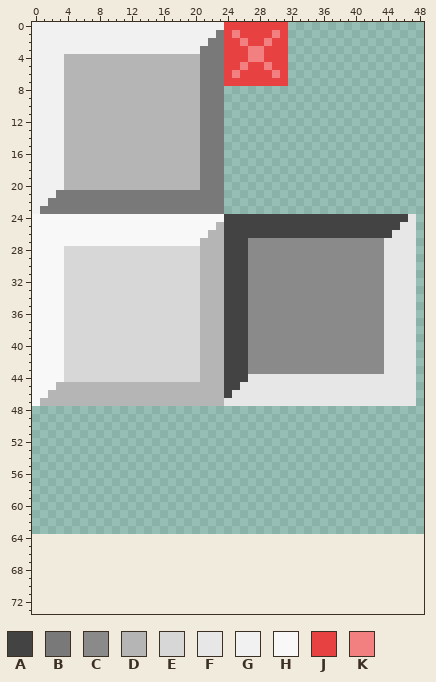
Sprite sheet: res/menus.png. That is the earlier state.
The file is 64x64 pixels. Colours within 5 levels of each other are drawn and written as one. Shown: x 0..48, y 0..73. The old version is drawn lined up with the new one, on the new canvas.
Palette (. is transparent): A #434343  B #797979  C #8a8a8a  D #b5b5b5  E #d7d7d7  F #e7e7e7  G #f1f1f1  H #f8f8f8  J #e74141  K #f38080
Pixels before (only the part around the change), first column x 0:
13 GGGGDDDDDDDDDDDDDDDDDBBB.........................
14 GGGGDDDDDDDDDDDDDDDDDBBB.........................
15 GGGGDDDDDDDDDDDDDDDDDBBB.........................
16 GGGGDDDDDDDDDDDDDDDDDBBB.........................
17 GGGGDDDDDDDDDDDDDDDDDBBB.........................
18 GGGGDDDDDDDDDDDDDDDDDBBB.........................
19 GGGGDDDDDDDDDDDDDDDDDBBB.........................
20 GGGGDDDDDDDDDDDDDDDDDBBB.........................
21 GGGBBBBBBBBBBBBBBBBBBBBB.........................
22 GGBBBBBBBBBBBBBBBBBBBBBB.........................
23 GBBBBBBBBBBBBBBBBBBBBBBB.........................
24 HHHHHHHHHHHHHHHHHHHHHHHHAAAAAAAAAAAAAAAAAAAAAAAF.
25 HHHHHHHHHHHHHHHHHHHHHHHDAAAAAAAAAAAAAAAAAAAAAAFF.
26 HHHHHHHHHHHHHHHHHHHHHHDDAAAAAAAAAAAAAAAAAAAAAFFF.
27 HHHHHHHHHHHHHHHHHHHHHDDDAAACCCCCCCCCCCCCCCCCFFFF.
28 HHHHEEEEEEEEEEEEEEEEEDDDAAACCCCCCCCCCCCCCCCCFFFF.
29 HHHHEEEEEEEEEEEEEEEEEDDDAAACCCCCCCCCCCCCCCCCFFFF.
30 HHHHEEEEEEEEEEEEEEEEEDDDAAACCCCCCCCCCCCCCCCCFFFF.
31 HHHHEEEEEEEEEEEEEEEEEDDDAAACCCCCCCCCCCCCCCCCFFFF.
32 HHHHEEEEEEEEEEEEEEEEEDDDAAACCCCCCCCCCCCCCCCCFFFF.
33 HHHHEEEEEEEEEEEEEEEEEDDDAAACCCCCCCCCCCCCCCCCFFFF.
34 HHHHEEEEEEEEEEEEEEEEEDDDAAACCCCCCCCCCCCCCCCCFFFF.
35 HHHHEEEEEEEEEEEEEEEEEDDDAAACCCCCCCCCCCCCCCCCFFFF.
36 HHHHEEEEEEEEEEEEEEEEEDDDAAACCCCCCCCCCCCCCCCCFFFF.
37 HHHHEEEEEEEEEEEEEEEEEDDDAAACCCCCCCCCCCCCCCCCFFFF.
38 HHHHEEEEEEEEEEEEEEEEEDDDAAACCCCCCCCCCCCCCCCCFFFF.
39 HHHHEEEEEEEEEEEEEEEEEDDDAAACCCCCCCCCCCCCCCCCFFFF.
40 HHHHEEEEEEEEEEEEEEEEEDDDAAACCCCCCCCCCCCCCCCCFFFF.
41 HHHHEEEEEEEEEEEEEEEEEDDDAAACCCCCCCCCCCCCCCCCFFFF.
42 HHHHEEEEEEEEEEEEEEEEEDDDAAACCCCCCCCCCCCCCCCCFFFF.
43 HHHHEEEEEEEEEEEEEEEEEDDDAAACCCCCCCCCCCCCCCCCFFFF.
44 HHHHEEEEEEEEEEEEEEEEEDDDAAAFFFFFFFFFFFFFFFFFFFFF.
45 HHHDDDDDDDDDDDDDDDDDDDDDAAFFFFFFFFFFFFFFFFFFFFFF.
46 HHDDDDDDDDDDDDDDDDDDDDDDAFFFFFFFFFFFFFFFFFFFFFFF.
47 HDDDDDDDDDDDDDDDDDDDDDDDFFFFFFFFFFFFFFFFFFFFFFFF.
48 .................................................
49 .................................................
50 .................................................
51 .................................................
52 .................................................
53 .................................................
54 .................................................
55 .................................................
56 .................................................
57 .................................................
58 .................................................
59 .................................................
60 .................................................
61 .................................................
62 .................................................
63 .................................................
64 .................................................
65 .................................................
66 .................................................
67 .................................................
68 .................................................
69 .................................................
70 .................................................
71 .................................................
72 .................................................
73 .................................................
After the commit:
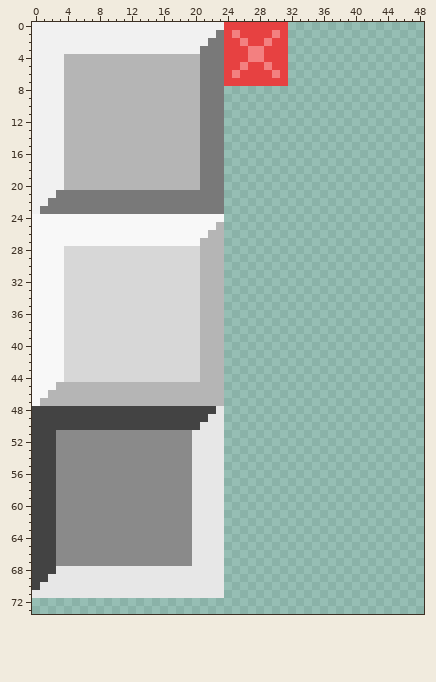
Difference:
canvas 64x64 -> 64x96
Changed rows in their new state; - is an unchanged pixel.
first column x 0:
24 ------------------------........................
25 ------------------------........................
26 ------------------------........................
27 ------------------------........................
28 ------------------------........................
29 ------------------------........................
30 ------------------------........................
31 ------------------------........................
32 ------------------------........................
33 ------------------------........................
34 ------------------------........................
35 ------------------------........................
36 ------------------------........................
37 ------------------------........................
38 ------------------------........................
39 ------------------------........................
40 ------------------------........................
41 ------------------------........................
42 ------------------------........................
43 ------------------------........................
44 ------------------------........................
45 ------------------------........................
46 ------------------------........................
47 ------------------------........................
48 AAAAAAAAAAAAAAAAAAAAAAAF------------------------
49 AAAAAAAAAAAAAAAAAAAAAAFF------------------------
50 AAAAAAAAAAAAAAAAAAAAAFFF------------------------
51 AAACCCCCCCCCCCCCCCCCFFFF------------------------
52 AAACCCCCCCCCCCCCCCCCFFFF------------------------
53 AAACCCCCCCCCCCCCCCCCFFFF------------------------
54 AAACCCCCCCCCCCCCCCCCFFFF------------------------
55 AAACCCCCCCCCCCCCCCCCFFFF------------------------
56 AAACCCCCCCCCCCCCCCCCFFFF------------------------
57 AAACCCCCCCCCCCCCCCCCFFFF------------------------
58 AAACCCCCCCCCCCCCCCCCFFFF------------------------
59 AAACCCCCCCCCCCCCCCCCFFFF------------------------
60 AAACCCCCCCCCCCCCCCCCFFFF------------------------
61 AAACCCCCCCCCCCCCCCCCFFFF------------------------
62 AAACCCCCCCCCCCCCCCCCFFFF------------------------
63 AAACCCCCCCCCCCCCCCCCFFFF------------------------
64 AAACCCCCCCCCCCCCCCCCFFFF------------------------
65 AAACCCCCCCCCCCCCCCCCFFFF------------------------
66 AAACCCCCCCCCCCCCCCCCFFFF------------------------
67 AAACCCCCCCCCCCCCCCCCFFFF------------------------
68 AAAFFFFFFFFFFFFFFFFFFFFF------------------------
69 AAFFFFFFFFFFFFFFFFFFFFFF------------------------
70 AFFFFFFFFFFFFFFFFFFFFFFF------------------------
71 FFFFFFFFFFFFFFFFFFFFFFFF------------------------
Pixel boxes of the changes (left, top, right, bottom) in both pictures:
changed: (32, 214, 416, 598)
